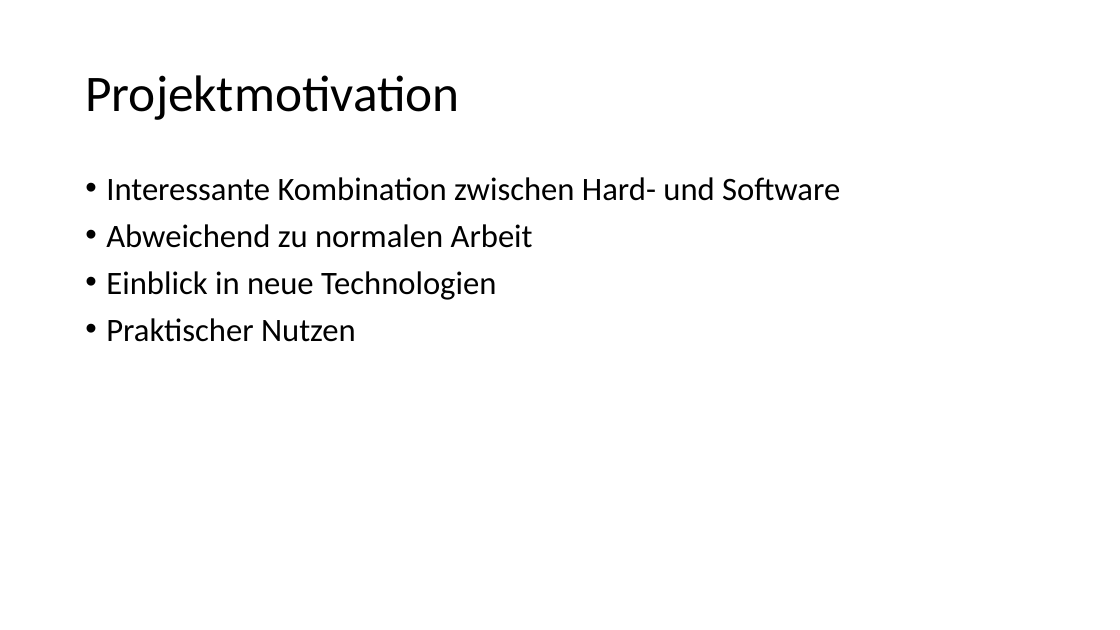
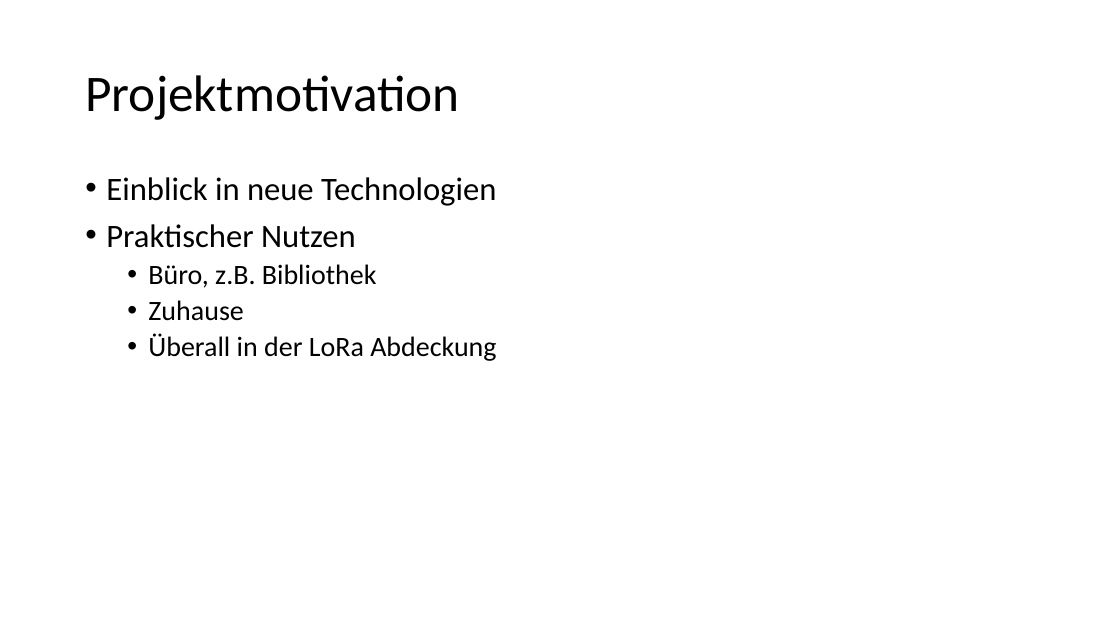
Before and after one commit to wh1tewid0w/summerschool2017, a slide deck: slide 4 of presentations/projectfinal-04-08-17.pptx (slide 3 before the commit). Drawn at 1120x630 pixels with LibreOffice and Linux fonts; fonts in the diff are those of the drawing; background and template pictures are left out. Boxes give left, top, right and bottom in pixels: in the first picture for what was removed or moved away, otherwise in the second. Text is boxed around its words. In the diff, an @@ line names an element or a change of style, - is before the commit and + after.

```diff
--- a/presentations/projectfinal-04-08-17.pptx
+++ b/presentations/projectfinal-04-08-17.pptx
@@ text at (x1=106, y1=177, x2=840, y2=248): paragraphs removed @@
-• Interessante Kombination zwischen Hard- und Software
-• Abweichend zu normalen Arbeit
@@ text at (x1=148, y1=264, x2=496, y2=361): paragraphs added @@
+  • Büro, z.B. Bibliothek
+  • Zuhause
+  • Überall in der LoRa Abdeckung
```
Also in this commit, not shown: 5 other slides changed, 6 slides added, 3 slides removed, 2 other files.
